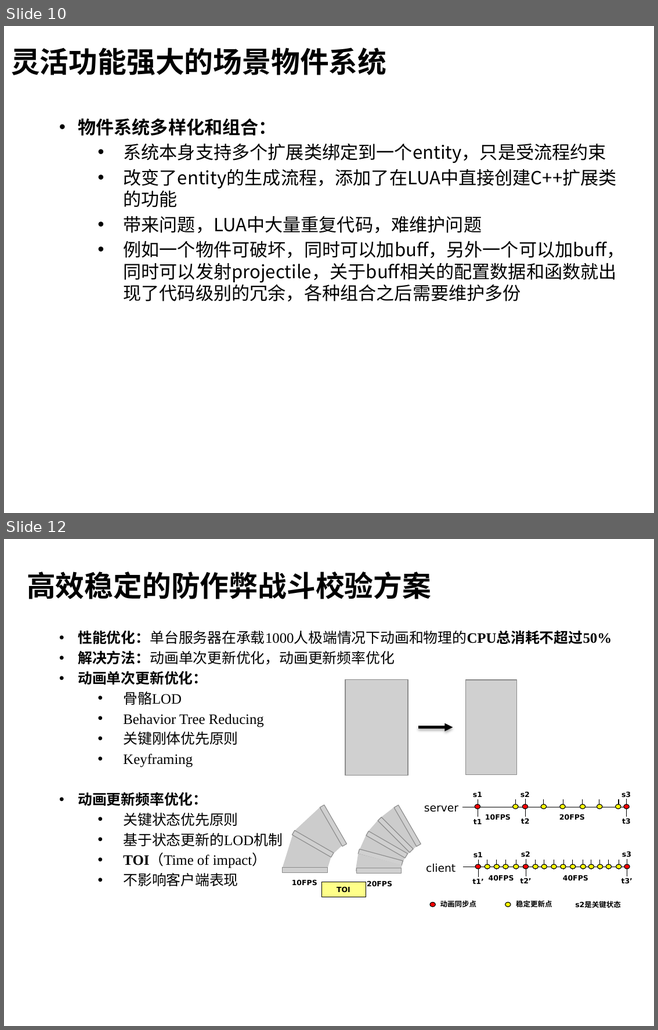
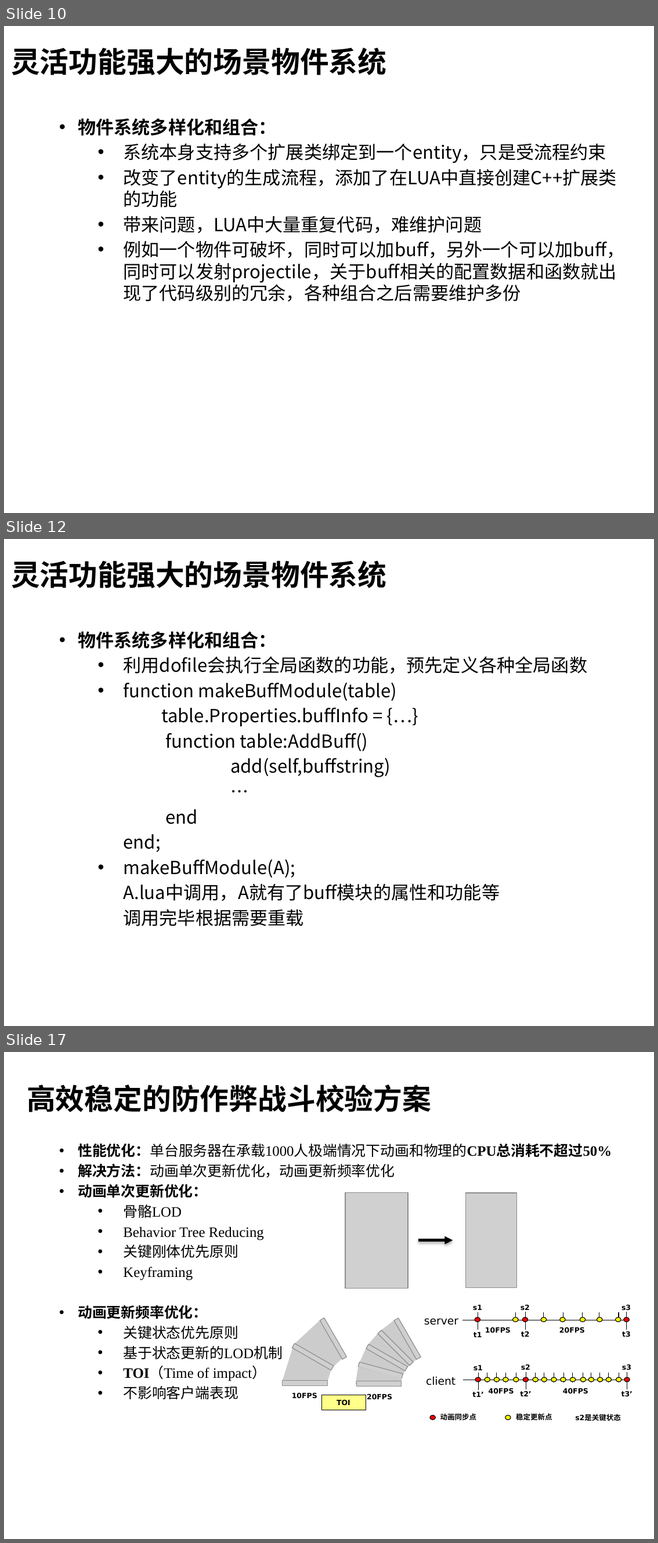
Before and after one commit to henryfung01/StreetFighter, a slide deck: Doc/whitebai.pptx. Shown one above the other, each under a label of ours: slides 10 and 12 before the commit, slides 10, 12 and 17 after it; the slides between them are not shown. The pictures are 658x1030 and 658x1543 pixels, drawn with LibreOffice and Linux fonts; fonts in the diff are those of the drawing; grey boxes stand for pictures; background and template pictures are left out. Boxes give left, top, right and bottom in pixels: in the first picture for what was removed or moved away, otherwise in the second. Text is boxed around its words. In the diff, an @@ line names an element or a change of style, - is before the commit and + after.

```diff
--- a/Doc/whitebai.pptx
+++ b/Doc/whitebai.pptx
@@ slide 12 added at bbox=[4, 539, 654, 1026], background picture (left out) @@
@@ title added at bbox=[11, 560, 386, 588], 32 pt, text #000000, bold @@
+灵活功能强大的场景物件系统
@@ text added at bbox=[78, 631, 587, 926], 20 pt, text #000000 @@
+• 物件系统多样化和组合：
+  • 利用dofile会执行全局函数的功能，预先定义各种全局函数
+  • function makeBuffModule(table)
+    table.Properties.buffInfo = {…}
+    function table:AddBuff()
+    add(self,buffstring)
+    …
+    end
+  end;
+  • makeBuffModule(A);
+  A.lua中调用，A就有了buff模块的属性和功能等
+  调用完毕根据需要重载
@@ what was slide 12 is now slide 17 @@
```
Also in this commit, not shown: 4 slides changed, 4 other slides added.
